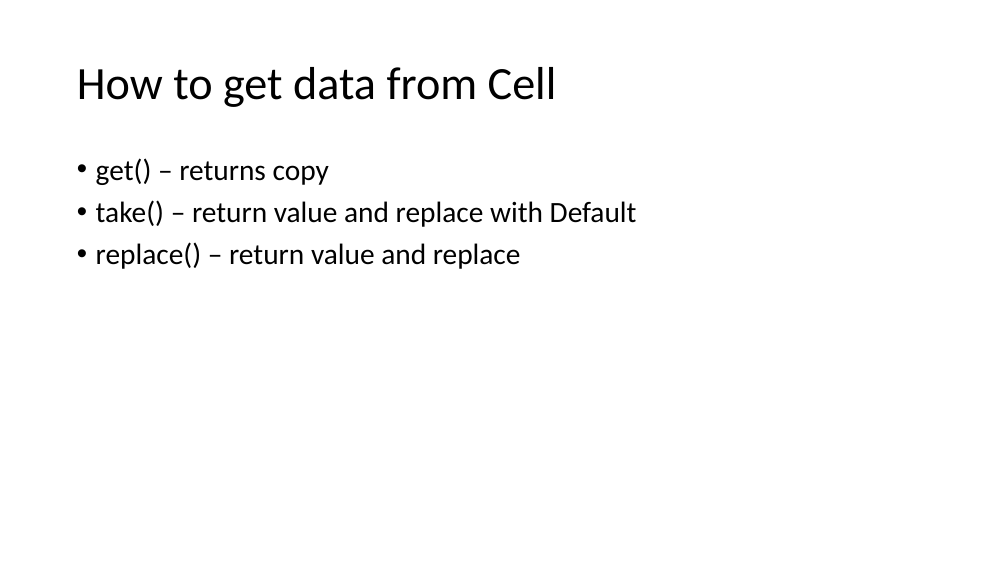
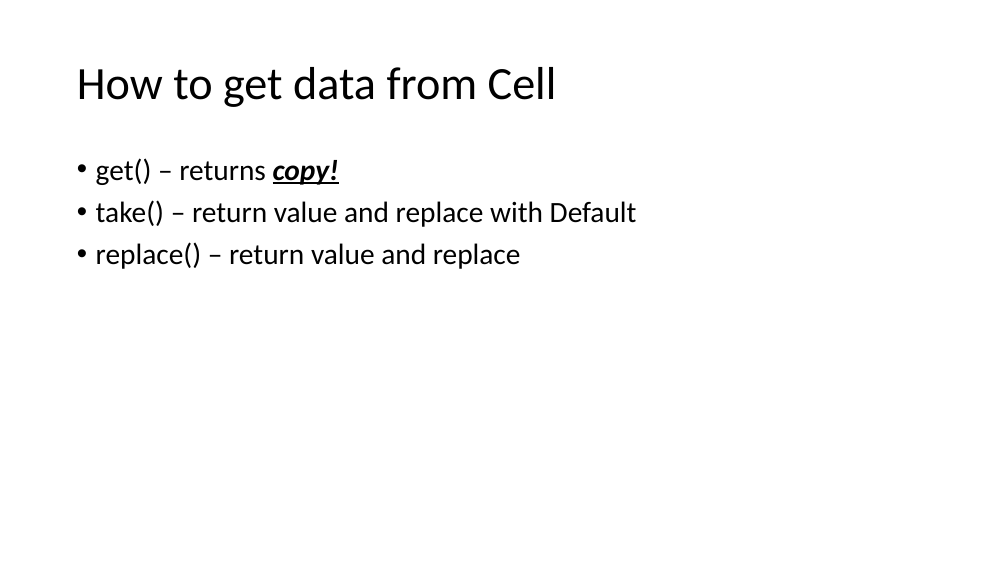
Before and after one commit to kugushev/course-rust-basics, a slide deck: slide 30 of src/05-SmartPointers/05-SmartPointers.pptx (slide 25 before the commit). Drawn at 1008x567 pixels with LibreOffice and Linux fonts; fonts in the diff are those of the drawing. Boxes give left, top, right and bottom in pixels: in the first picture for what was removed or moved away, otherwise in the second. Text is boxed around its words. In the diff, an @@ line names an element or a change of style, - is before the commit and + after.

```diff
--- a/src/05-SmartPointers/05-SmartPointers.pptx
+++ b/src/05-SmartPointers/05-SmartPointers.pptx
@@ text at (96,158,339,185): text changed @@
-• get() – returns copy
+• get() – returns copy!
```
Also in this commit, not shown: 3 other slides changed, 8 slides added, 1 other file.
